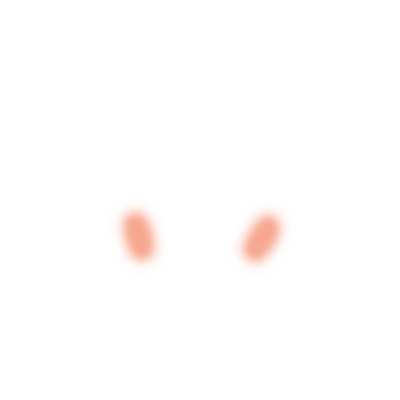
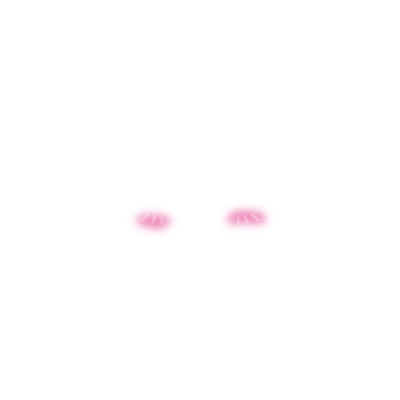
Before/after of a 400px x 400px layered artwork. What changed in the layer stack:
hid "Слой 6" over (111, 200, 292, 274)
added group "Группа 1" with 7 layers above "Слой 0" over (118, 200, 285, 257)
added layer "Слой 14 копия" in group "Группа 1" over (236, 212, 261, 227)
added layer "Слой 14" in group "Группа 1" over (139, 212, 164, 227)
added layer "Слой 11" (77%) in group "Группа 1" over (126, 200, 276, 240)
